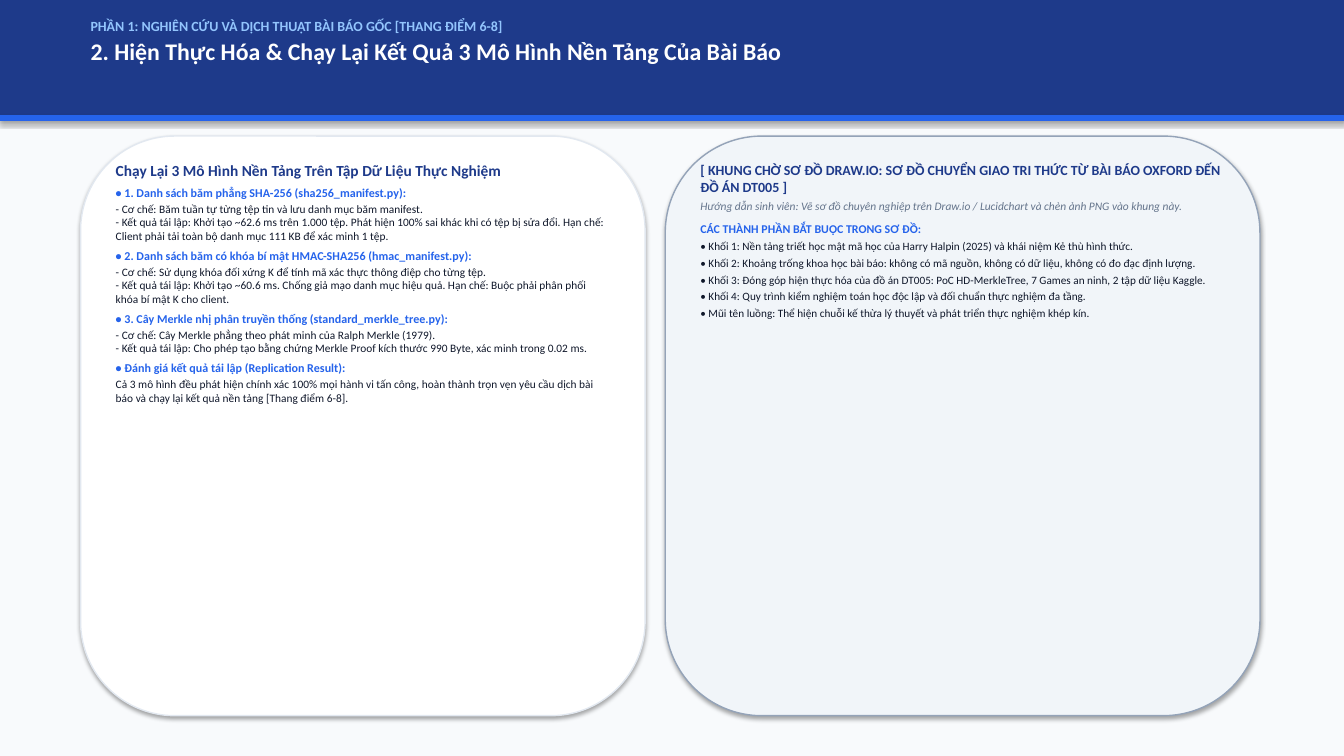
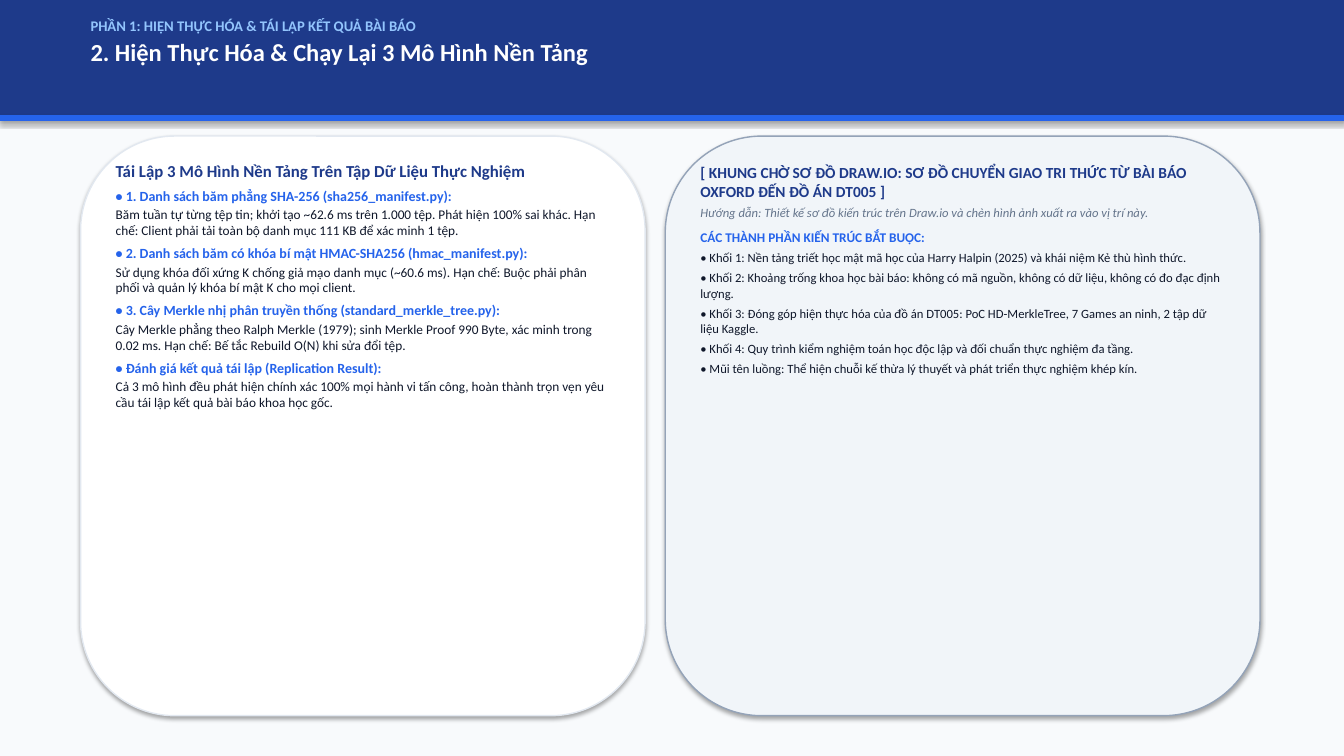
Before and after one commit to kietvo5924/ATBMHTTT_DT005_FileIntegrity, a slide deck: slide 3 of docs/Bao_Cao_Giua_Ky_DT05.pptx. Drawn at 1344x756 pixels with LibreOffice and Linux fonts; fonts in the diff are those of the drawing. Boxes give left, top, right and bottom in pixels: in the first picture for what was removed or moved away, otherwise in the second. Text is boxed around its words. In the diff, an @@ line names an element or a change of style, - is before the commit and + after.

Commit message:
style(slides,script): remove explicit grading point tags, enlarge font sizes, streamline bullet text, and integrate realistic terminal console logs

```diff
--- a/docs/Bao_Cao_Giua_Ky_DT05.pptx
+++ b/docs/Bao_Cao_Giua_Ky_DT05.pptx
@@ text at <box>91,19,588,66</box>: text changed; size 17 to 10.5 pt; text colour #FFFFFF to #93C5FD @@
-PHẦN 1: NGHIÊN CỨU VÀ DỊCH THUẬT BÀI BÁO GỐC [THANG ĐIỂM 6-8]
-2. Hiện Thực Hóa & Chạy Lại Kết Quả 3 Mô Hình Nền Tảng Của Bài Báo
+PHẦN 1: HIỆN THỰC HÓA & TÁI LẬP KẾT QUẢ BÀI BÁO
+2. Hiện Thực Hóa & Chạy Lại 3 Mô Hình Nền Tảng
@@ text at <box>116,164,525,180</box>: text changed; size 11 to 12 pt @@
-Chạy Lại 3 Mô Hình Nền Tảng Trên Tập Dữ Liệu Thực Nghiệm
+Tái Lập 3 Mô Hình Nền Tảng Trên Tập Dữ Liệu Thực Nghiệm
@@ text at <box>700,165,1220,375</box>: size 10 to 11 pt in "[ KHUNG CHỜ SƠ ĐỒ DRAW.IO: SƠ ..."; size 8 to 9 pt in "• Khối 1: Nền tảng triết học ...", "• Khối 2: Khoảng trống khoa học ...", "• Khối 3: Đóng góp hiện thực ...", "• Khối 4: Quy trình kiểm nghiệm ..." and 1 more places; more space between paragraphs @@
@@ text at <box>116,209,596,237</box>: text changed; size 8.1 to 9.5 pt @@
-- Cơ chế: Băm tuần tự từng tệp tin và lưu danh mục băm manifest.
-- Kết quả tái lập: Khởi tạo ~62.6 ms trên 1.000 tệp. Phát hiện 100% sai khác khi có tệp bị sửa đổi. Hạn chế: Client phải tải toàn bộ danh mục 111 KB để xác minh 1 tệp.
+Băm tuần tự từng tệp tin; khởi tạo ~62.6 ms trên 1.000 tệp. Phát hiện 100% sai khác. Hạn chế: Client phải tải toàn bộ danh mục 111 KB để xác minh 1 tệp.
@@ text at <box>126,189,527,376</box>: size 8.6 to 10 pt in "• 1. Danh sách băm phẳng SHA-256 ...", "• 2. Danh sách băm có khóa ...", "• 3. Cây Merkle nhị phân truyền ...", "• Đánh giá kết quả tái lập ..." @@
@@ text at <box>700,207,1148,219</box>: text changed; size 8.2 to 9 pt @@
-Hướng dẫn sinh viên: Vẽ sơ đồ chuyên nghiệp trên Draw.io / Lucidchart và chèn ảnh PNG vào khung này.
-CÁC THÀNH PHẦN BẮT BUỘC TRONG SƠ ĐỒ:
+Hướng dẫn: Thiết kế sơ đồ kiến trúc trên Draw.io và chèn hình ảnh xuất ra vào vị trí này.
+CÁC THÀNH PHẦN KIẾN TRÚC BẮT BUỘC:
@@ text at <box>116,267,587,294</box>: text changed; size 8.1 to 9.5 pt @@
-- Cơ chế: Sử dụng khóa đối xứng K để tính mã xác thực thông điệp cho từng tệp.
-- Kết quả tái lập: Khởi tạo ~60.6 ms. Chống giả mạo danh mục hiệu quả. Hạn chế: Buộc phải phân phối khóa bí mật K cho client.
+Sử dụng khóa đối xứng K chống giả mạo danh mục (~60.6 ms). Hạn chế: Buộc phải phân phối và quản lý khóa bí mật K cho mọi client.
@@ text at <box>116,323,592,353</box>: text changed; size 8.1 to 9.5 pt @@
-- Cơ chế: Cây Merkle phẳng theo phát minh của Ralph Merkle (1979).
-- Kết quả tái lập: Cho phép tạo bằng chứng Merkle Proof kích thước 990 Byte, xác minh trong 0.02 ms.
+Cây Merkle phẳng theo Ralph Merkle (1979); sinh Merkle Proof 990 Byte, xác minh trong 0.02 ms. Hạn chế: Bế tắc Rebuild O(N) khi sửa đổi tệp.
@@ text at <box>116,381,604,410</box>: text changed; size 8.1 to 9.5 pt @@
-Cả 3 mô hình đều phát hiện chính xác 100% mọi hành vi tấn công, hoàn thành trọn vẹn yêu cầu dịch bài báo và chạy lại kết quả nền tảng [Thang điểm 6-8].
+Cả 3 mô hình đều phát hiện chính xác 100% mọi hành vi tấn công, hoàn thành trọn vẹn yêu cầu tái lập kết quả bài báo khoa học gốc.
```
Also in this commit, not shown: 15 other slides changed, 3 other files.
